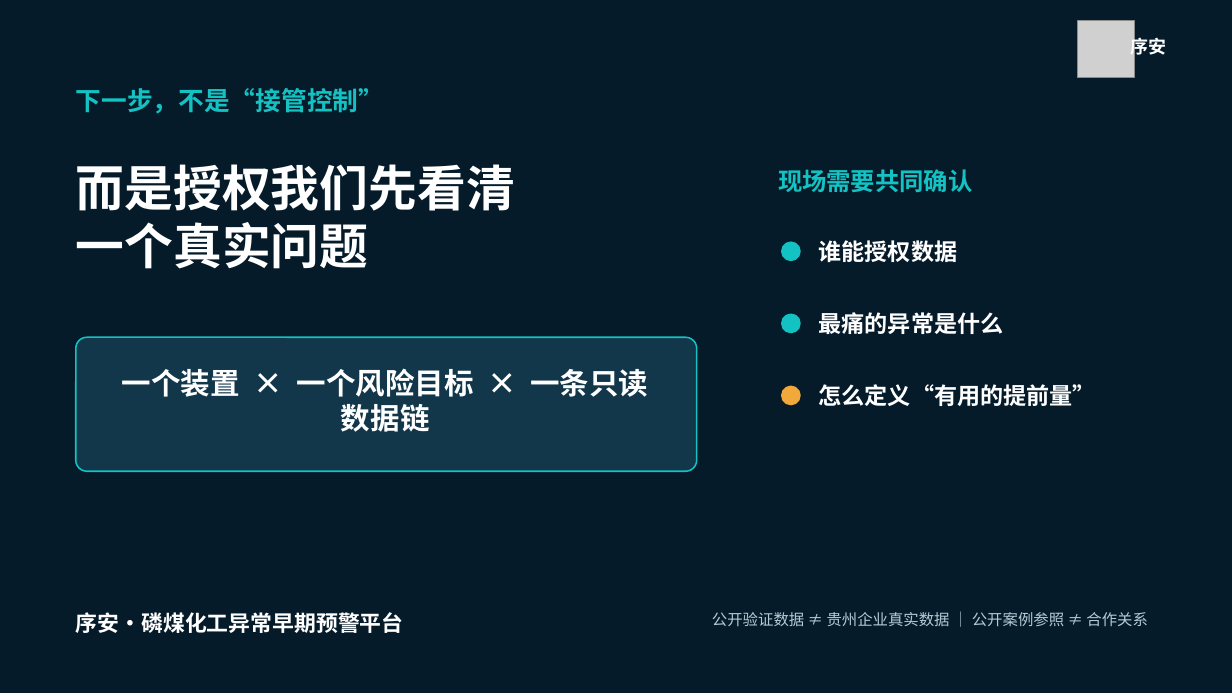
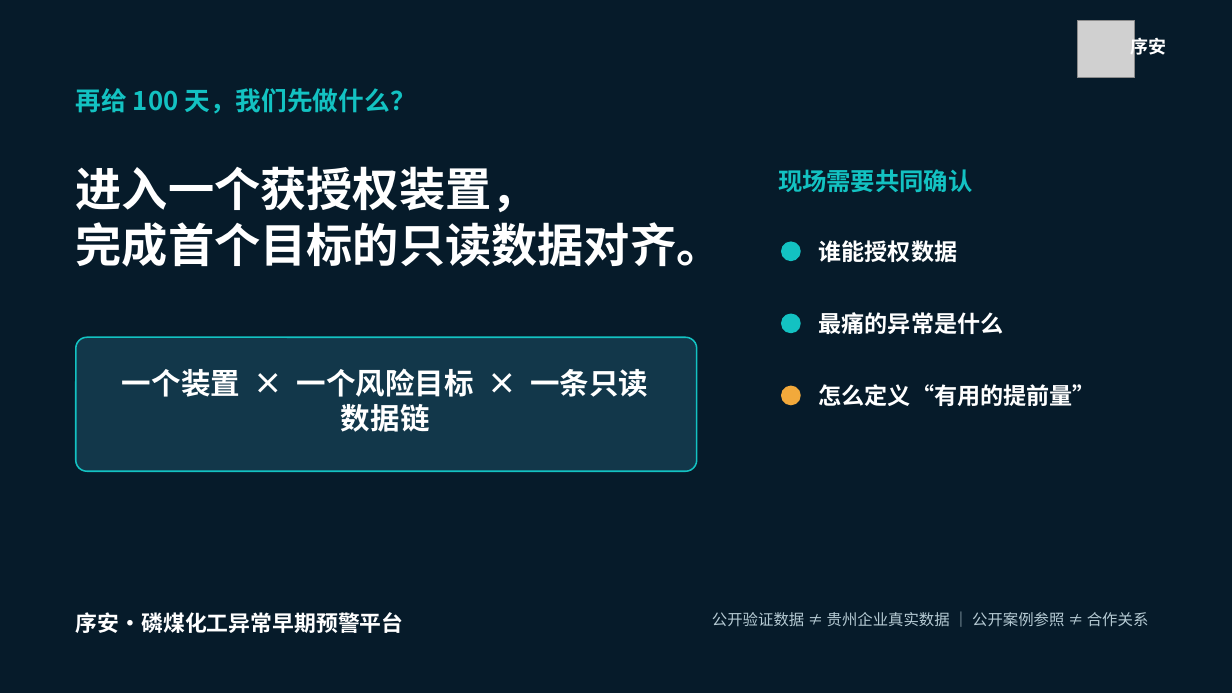
Before and after one commit to Xaiver03/process-copilot, a slide deck: slide 12 of 04_交付成品/序安_磷煤化工异常早期预警平台_黑客松路演_v14_ZH_REVIEW.pptx (slide 10 before the commit). Drawn at 1232x693 pixels with LibreOffice and Linux fonts; fonts in the diff are those of the drawing; grey boxes stand for pictures. Boxes give left, top, right and bottom in pixels: in the first picture for what was removed or moved away, otherwise in the second. Text is boxed around its words. In the diff, an @@ line names an element or a change of style, - is before the commit and + after.

Commit message:
feat(pitch): 完成v14八项门禁与DeepSeek实证

```diff
--- a/04_交付成品/序安_磷煤化工异常早期预警平台_黑客松路演_v14_ZH_REVIEW.pptx
+++ b/04_交付成品/序安_磷煤化工异常早期预警平台_黑客松路演_v14_ZH_REVIEW.pptx
@@ text at bbox=[76, 88, 415, 114]: text changed @@
-下一步，不是“接管控制”
+再给 100 天，我们先做什么？
@@ text at bbox=[76, 166, 723, 267]: text changed; size 38 to 36 pt @@
-而是授权我们先看清
-一个真实问题
+进入一个获授权装置，
+完成首个目标的只读数据对齐。
```
Also in this commit, not shown: 4 other slides changed, 3 slides added, 1 slide removed, 22 other files.
